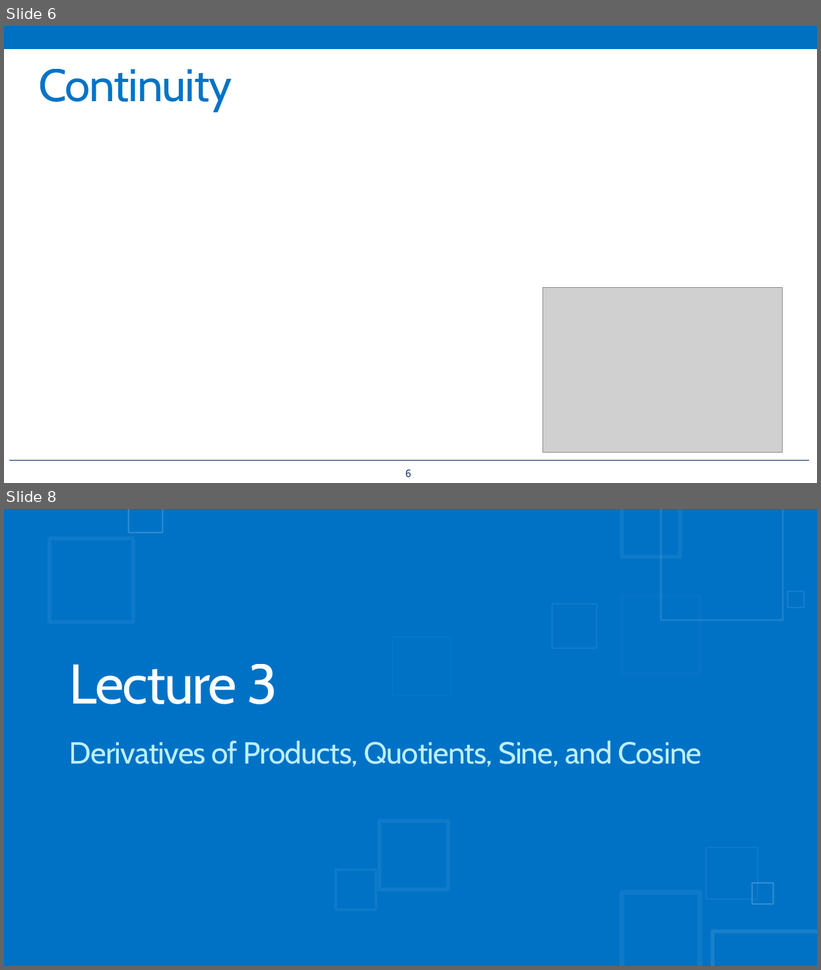
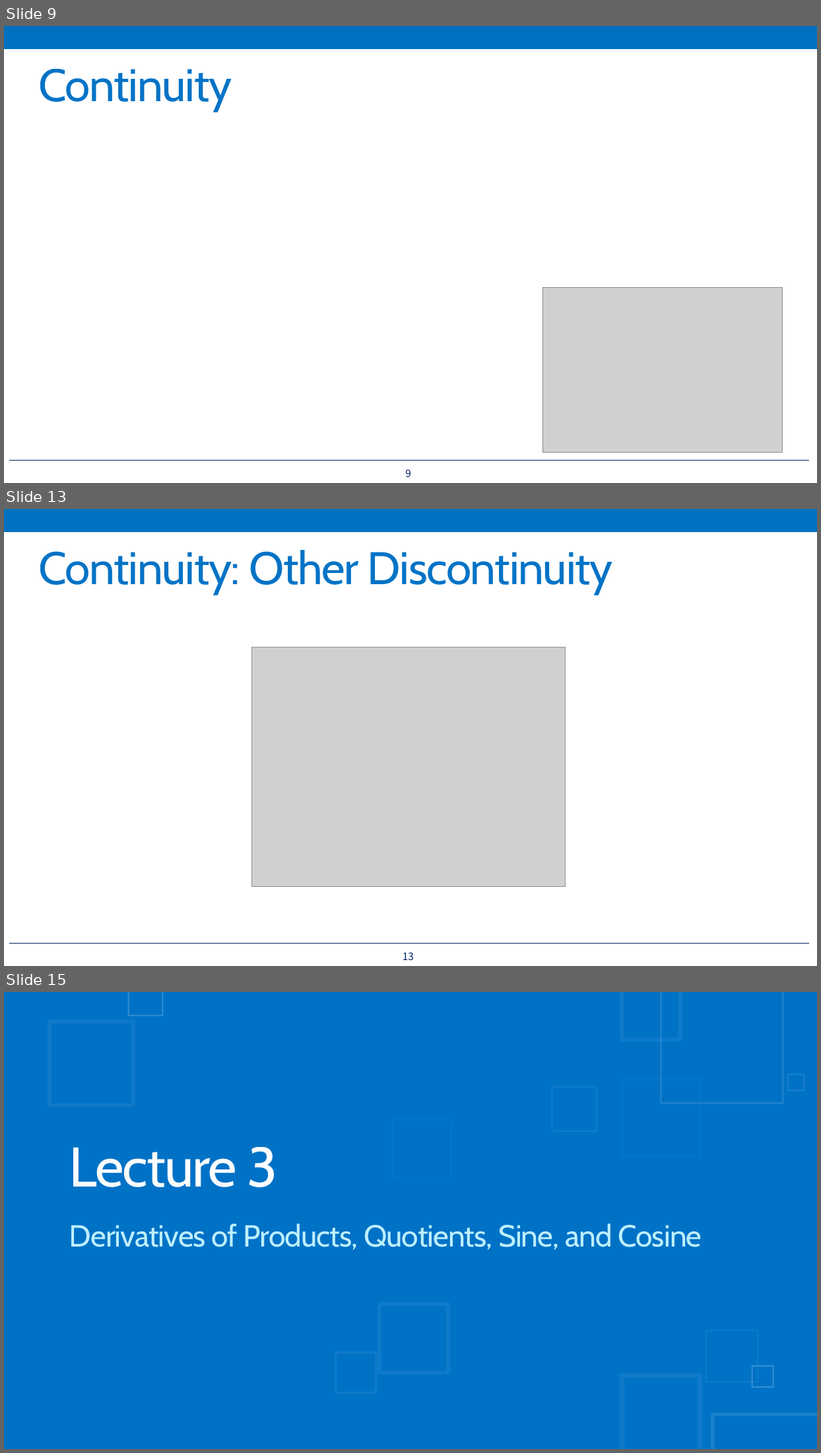
Before and after one commit to wlstjdpark/MLStudy, a slide deck: Artificial Intelligence and Machine Learning - 1st Study.pptx. Shown one above the other, each under a label of ours: slides 6 and 8 before the commit, slides 9, 13 and 15 after it; the slides between them are not shown. The pictures are 821x970 and 821x1453 pixels, drawn with LibreOffice and Linux fonts; fonts in the diff are those of the drawing; grey boxes stand for pictures. Boxes give left, top, right and bottom in pixels: in the first picture for what was removed or moved away, otherwise in the second. Text is boxed around its words. In the diff, an @@ line names an element or a change of style, - is before the commit and + after.

```diff
--- a/Artificial Intelligence and Machine Learning - 1st Study.pptx
+++ b/Artificial Intelligence and Machine Learning - 1st Study.pptx
@@ slide 13 added at <box>4,509,817,966</box>, background #FFFFFF; not listed: 2 template elements that a slide beside it also shows @@
@@ title added at <box>38,550,613,595</box>, 54 pt, text #0072C6 @@
+Continuity: Other Discontinuity
@@ picture added at <box>252,647,565,887</box> @@
@@ page number added at <box>403,953,414,960</box>, 12 pt, text #002060 @@
+13
@@ what was slide 6 is now slide 9 @@
@@ page number at <box>405,470,411,477</box>: text changed @@
-6
+9
@@ what was slide 8 is now slide 15 @@
```
Also in this commit, not shown: 2 slides changed, 6 other slides added.
